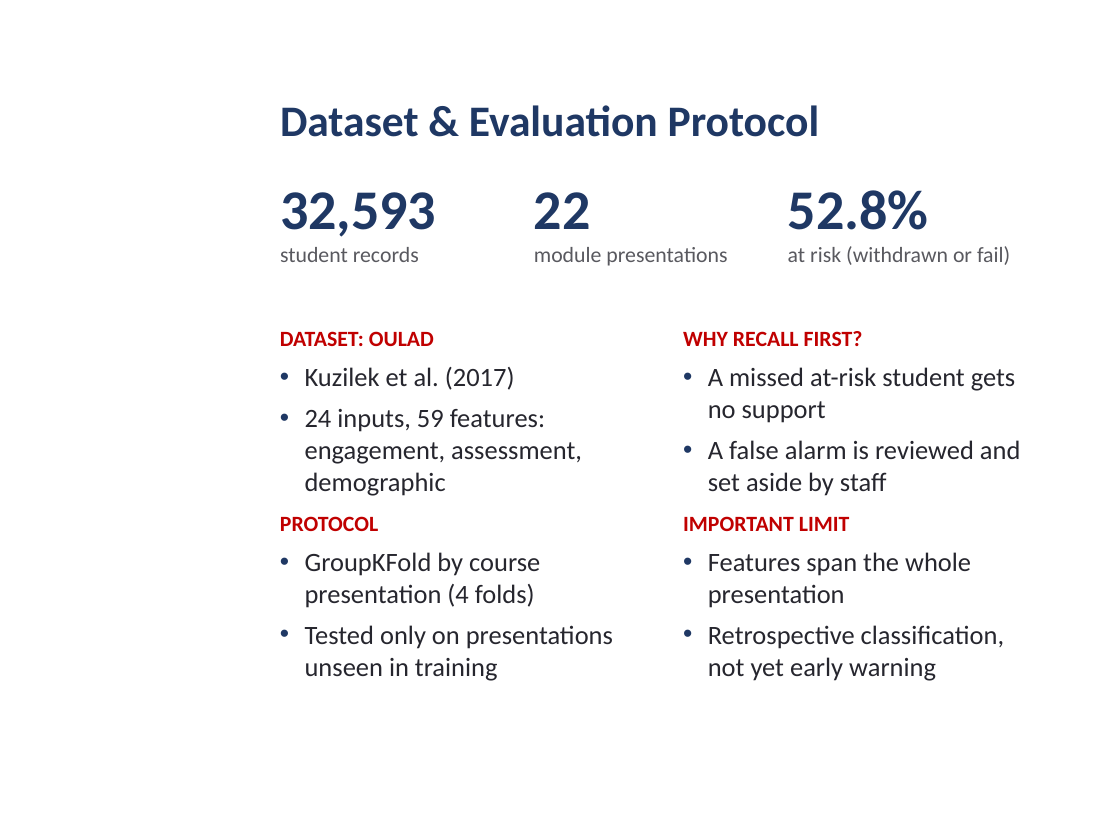
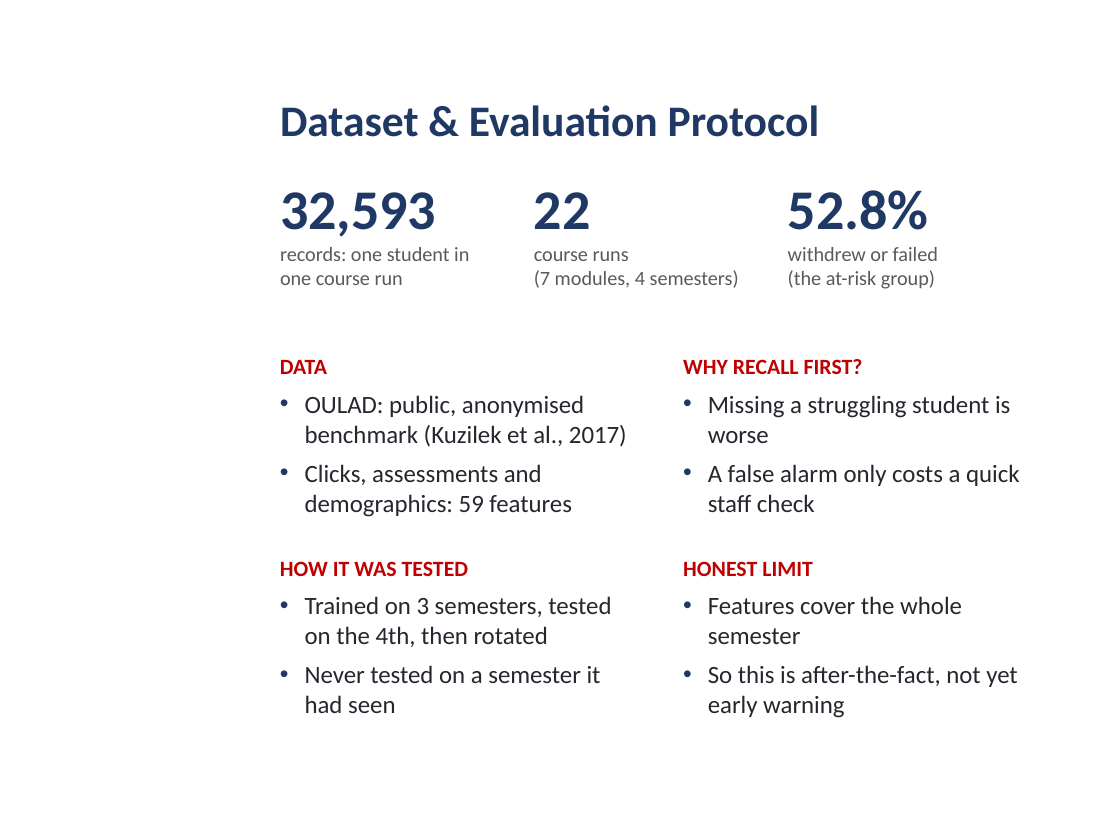
Before and after one commit to daniel-larry/python-run-result, a slide deck: slide 7 of Internal_Defense_Presentation.pptx. Drawn at 1120x840 pixels with LibreOffice and Linux fonts; fonts in the diff are those of the drawing; background and template pictures are left out. Boxes give left, top, right and bottom in pixels: in the first picture for what was removed or moved away, otherwise in the second. Text is boxed around its words. In the diff, an @@ line names an element or a change of style, - is before the commit and + after.

```diff
--- a/Internal_Defense_Presentation.pptx
+++ b/Internal_Defense_Presentation.pptx
@@ text at [280,247,469,285]: text changed; size 14 to 13 pt @@
-student records
+records: one student in
+one course run
@@ text at [534,251,739,288]: text changed; size 14 to 13 pt @@
-module presentations
+course runs
+(7 modules, 4 semesters)
@@ text at [788,247,938,289]: text changed; size 14 to 13 pt @@
-at risk (withdrawn or fail)
+withdrew or failed
+(the at-risk group)
@@ text "WHY RECALL FIRST?": place and size @@
-text "WHY RECALL FIRST?" at [683,331,1020,496]
+text "WHY RECALL FIRST?" at [683,359,1020,512]
@@ text at [280,360,627,517]: text changed; size 17 to 16 pt @@
-DATASET: OULAD
-• Kuzilek et al. (2017)
-• 24 inputs, 59 features: engagement, assessment, demographic
+DATA
+• OULAD: public, anonymised benchmark (Kuzilek et al., 2017)
+• Clicks, assessments and demographics: 59 features
@@ text at [708,395,1020,512]: text changed; size 17 to 16 pt @@
-• A missed at-risk student gets no support
-• A false alarm is reviewed and set aside by staff
+• Missing a struggling student is worse
+• A false alarm only costs a quick staff check
@@ text at [280,561,611,713]: text changed; size 17 to 16 pt @@
-PROTOCOL
-• GroupKFold by course presentation (4 folds)
-• Tested only on presentations unseen in training
+HOW IT WAS TESTED
+• Trained on 3 semesters, tested on the 4th, then rotated
+• Never tested on a semester it had seen
@@ text at [683,561,1017,718]: text changed; size 17 to 16 pt @@
-IMPORTANT LIMIT
-• Features span the whole presentation
-• Retrospective classification, not yet early warning
+HONEST LIMIT
+• Features cover the whole semester
+• So this is after-the-fact, not yet early warning
```
Also in this commit, not shown: 4 other slides changed.
